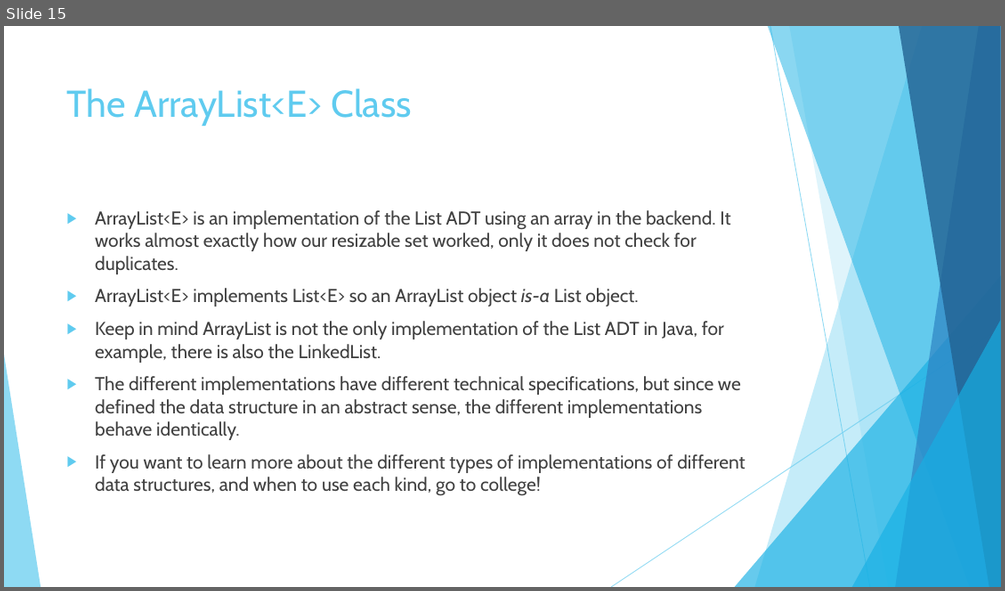
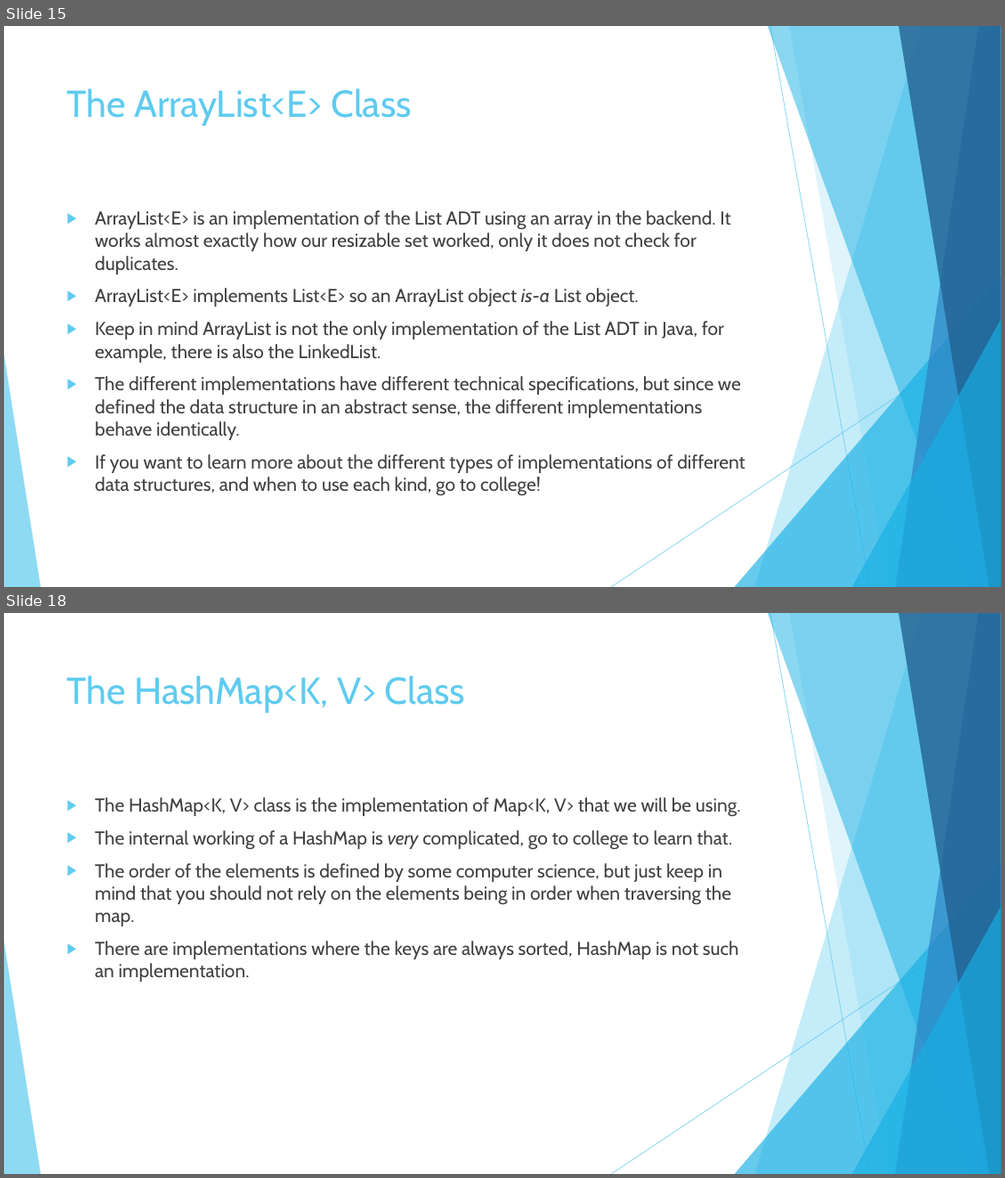
Before and after one commit to JoseRivas1998/Java-Game-Development-For-Absolute-Beginners, a slide deck: Slides/Lesson1.5.pptx. Shown one above the other, each under a label of ours: slide 15 before the commit, slides 15 and 18 after it; the slides between them are not shown. The pictures are 1005x591 and 1005x1178 pixels, drawn with LibreOffice and Linux fonts; fonts in the diff are those of the drawing. Boxes give left, top, right and bottom in pixels: in the first picture for what was removed or moved away, otherwise in the second. Text is boxed around its words. In the diff, an @@ line names an element or a change of style, - is before the commit and + after.

```diff
--- a/Slides/Lesson1.5.pptx
+++ b/Slides/Lesson1.5.pptx
@@ slide 18 added at [4,613,1001,1174], background #FFFFFF; not listed: 10 template elements that a slide beside it also shows @@
@@ title added at [67,675,466,713], 36 pt, text #5FCBEF @@
+The HashMap<K, V> Class
@@ text added at [95,797,741,981], 18 pt, text #404040 @@
+▶ The HashMap<K, V> class is the implementation of Map<K, V> that we will be using.
+▶ The internal working of a HashMap is very complicated, go to college to learn that.
+▶ The order of the elements is defined by some computer science, but just keep in mind that you should not rely on the elements being in order when traversing the map.
+▶ There are implementations where the keys are always sorted, HashMap is not such an implementation.
```
Also in this commit, not shown: 3 other slides added, 3 other files.
